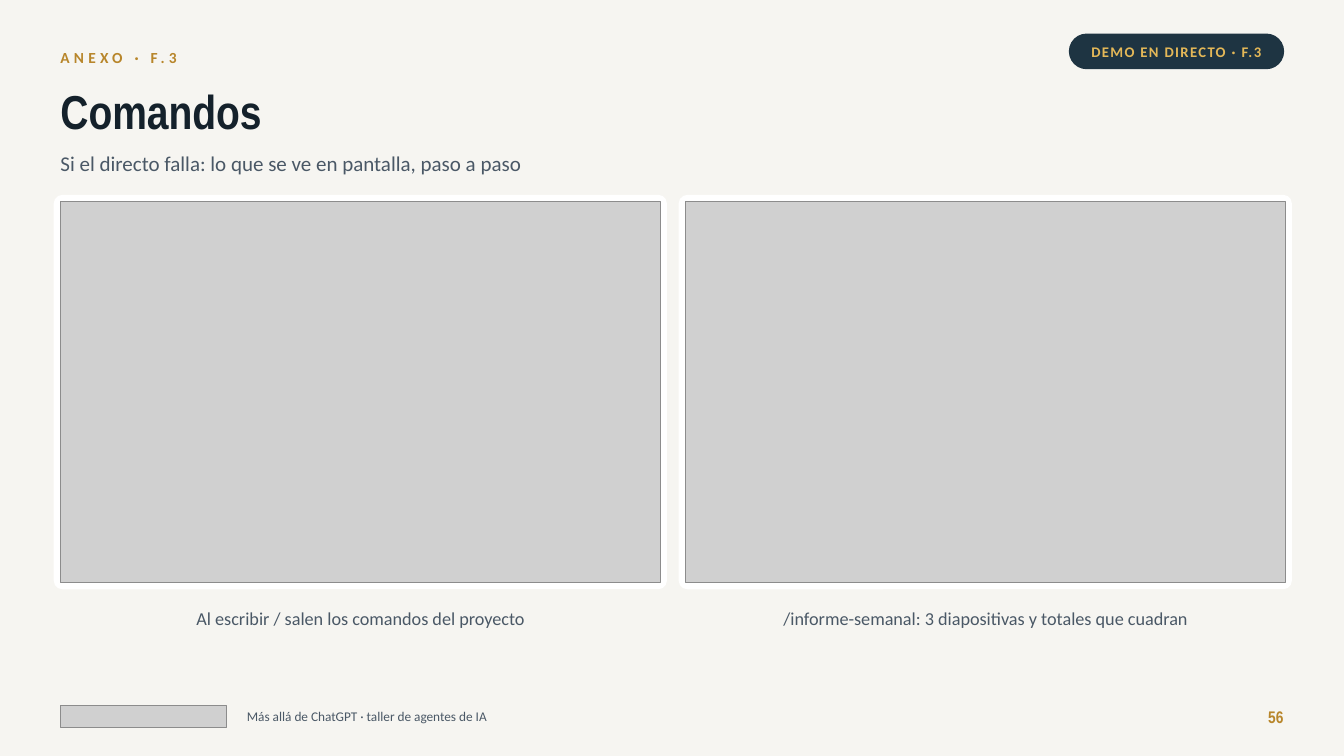
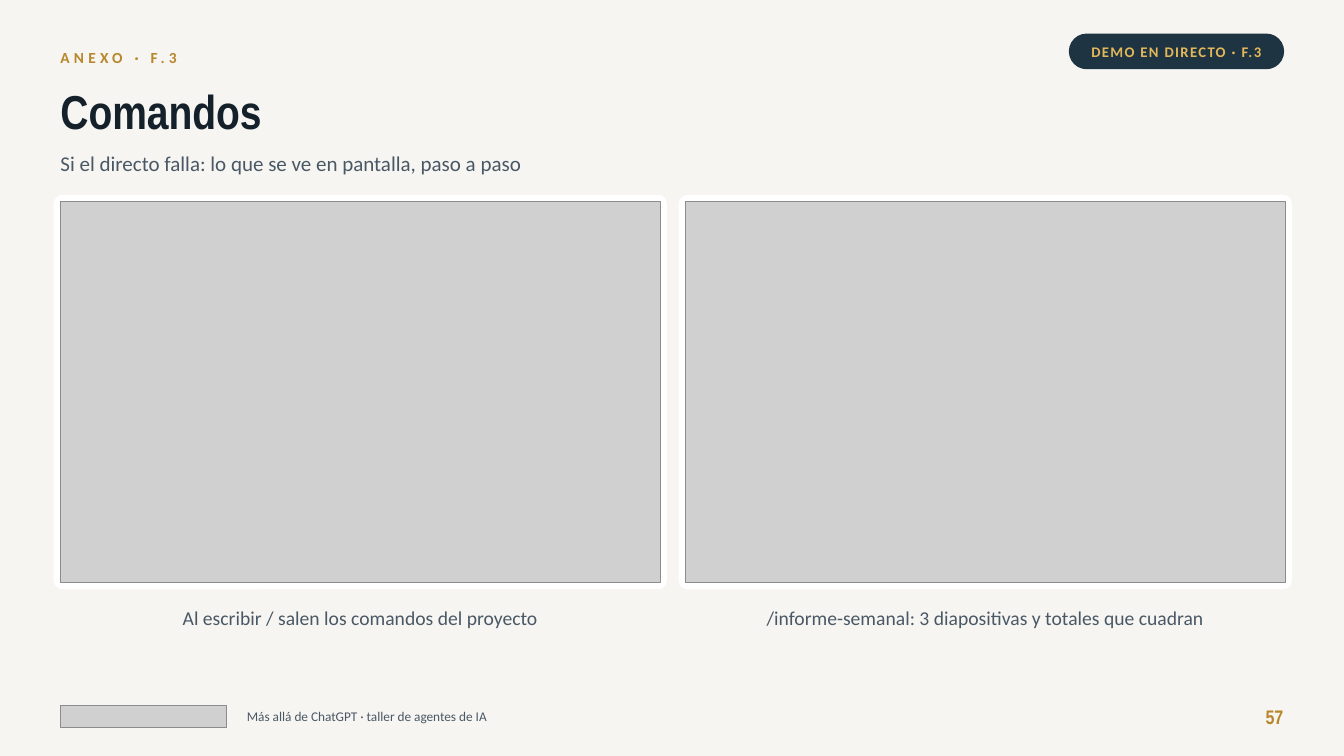
Before and after one commit to jlasherasTracasa/taller_semana_ia_2026, a slide deck: slide 57 of presentacion/taller-agentes-ia.pptx (slide 56 before the commit). Drawn at 1344x756 pixels with LibreOffice and Linux fonts; fonts in the diff are those of the drawing; grey boxes stand for pictures. Boxes give left, top, right and bottom in pixels: in the first picture for what was removed or moved away, otherwise in the second. Text is boxed around its words. In the diff, an @@ line names an element or a change of style, - is before the commit and + after.

```diff
--- a/presentacion/taller-agentes-ia.pptx
+++ b/presentacion/taller-agentes-ia.pptx
@@ text "Al escribir / salen los ..." at (183,611,538,628): size 13 to 14 pt @@
@@ text "/informe-semanal: 3 diapositivas y totales ..." at (767,611,1203,628): size 13 to 14 pt @@
@@ text at (1266,710,1284,724): text changed; size 12 to 14 pt @@
-56
+57
```
Also in this commit, not shown: 53 other slides changed, 1 slide added, 2 other files.
